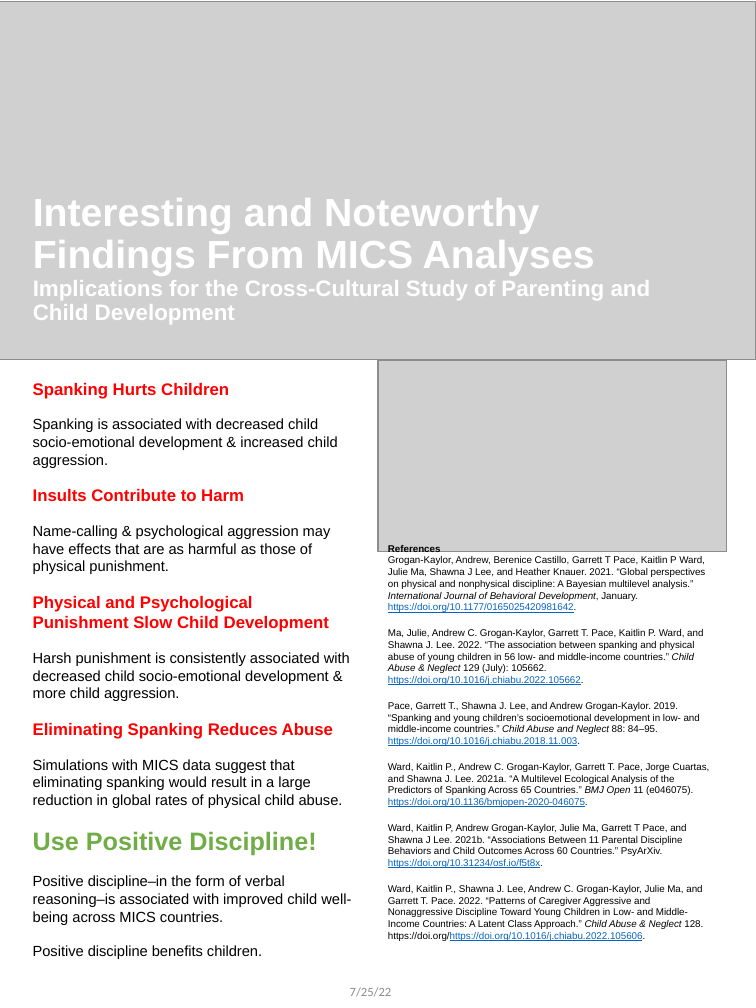
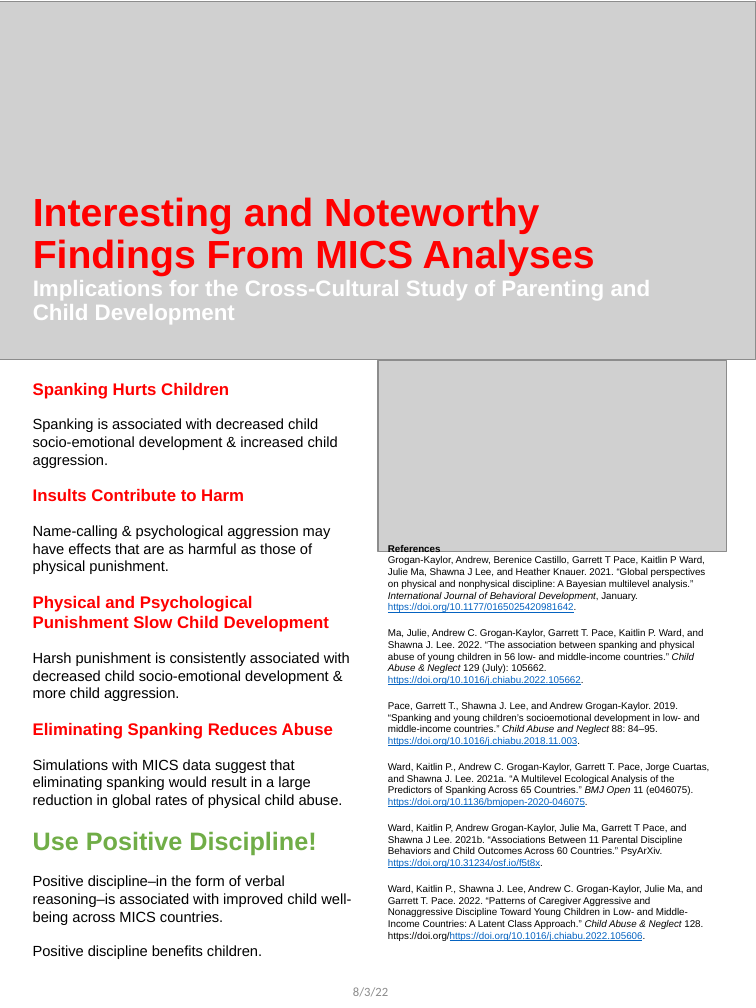
Before and after one commit to agrogan1/research, a slide deck: slide 1 of MICS-infographic/MICS-infographic.pptx. Drawn at 756x1008 pixels with LibreOffice and Linux fonts; fonts in the diff are those of the drawing; grey boxes stand for pictures. Boxes give left, top, right and bottom in pixels: in the first picture for what was removed or moved away, otherwise in the second. Text is boxed around its words. In the diff, an @@ line names an element or a change of style, - is before the commit and + after.

```diff
--- a/MICS-infographic/MICS-infographic.pptx
+++ b/MICS-infographic/MICS-infographic.pptx
@@ title "Interesting and Noteworthy Findings From ..." at [33,197,651,324]: text colour #FFFFFF to #FF0000 in "Interesting and Noteworthy Findings From MICS Analyses" @@
@@ text at [353,987,388,997]: text changed @@
-7/25/22
+8/3/22
```
Also in this commit, not shown: 1 other file.
